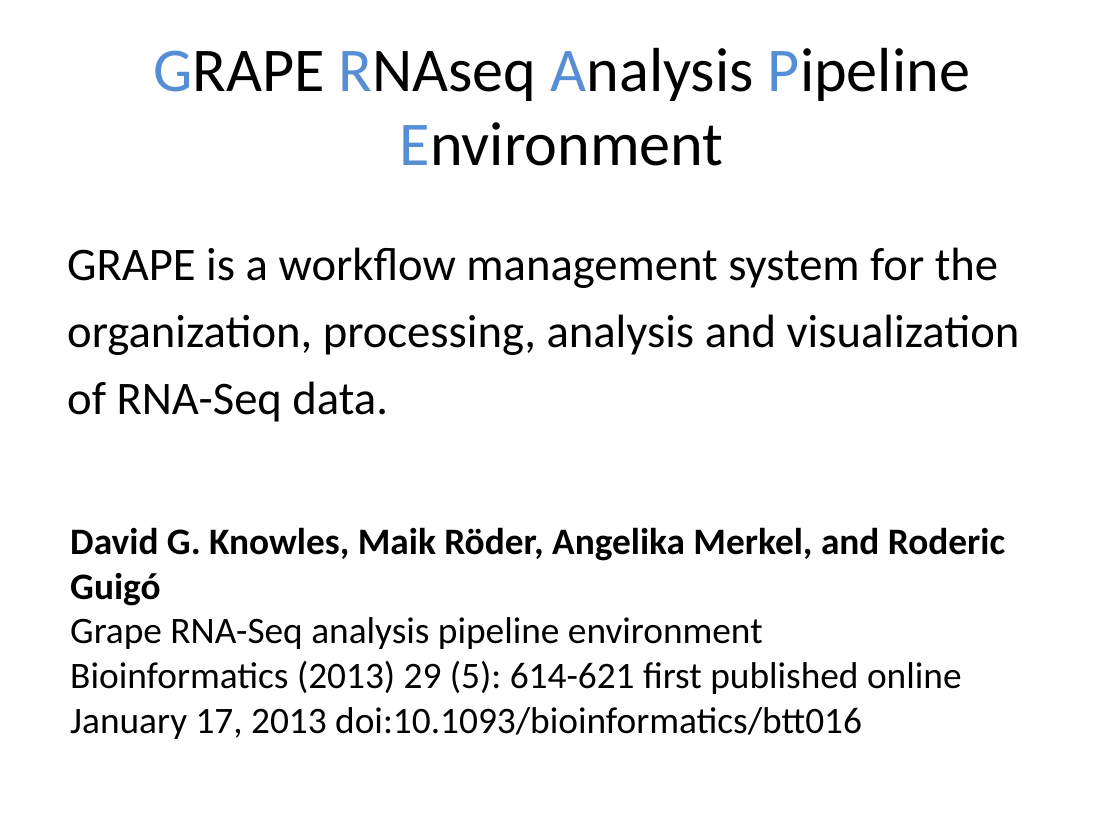
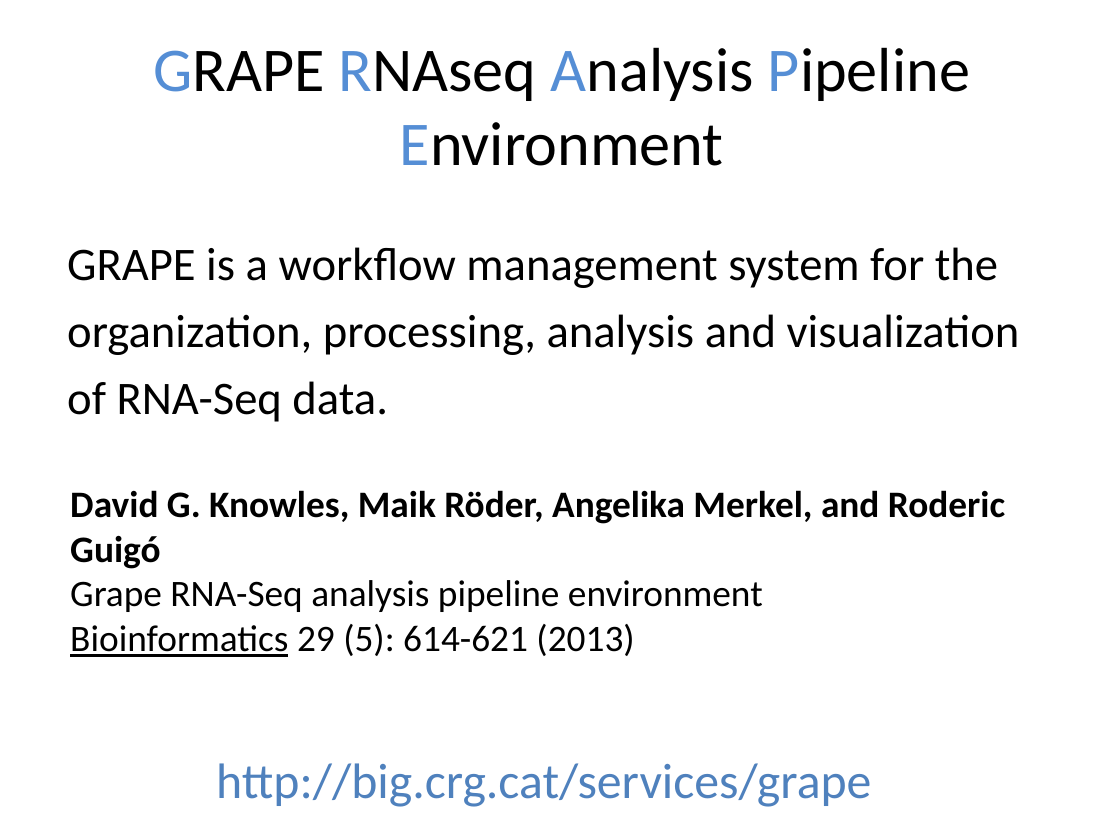
Before and after one commit to emi80/presentations, a slide deck: slide 1 of GRAPE/GRAPE.pptx. Drawn at 1120x840 pixels with LibreOffice and Linux fonts; fonts in the diff are those of the drawing. Boxes give left, top, right and bottom in pixels: in the first picture for what was removed or moved away, otherwise in the second. Text is boxed around its words. In the diff, an @@ line names an element or a change of style, - is before the commit and + after.

```diff
--- a/GRAPE/GRAPE.pptx
+++ b/GRAPE/GRAPE.pptx
@@ text "David G. Knowles, Maik Röder, ...": place and size @@
-text "David G. Knowles, Maik Röder, ..." at box(70, 527, 1005, 739)
+text "David G. Knowles, Maik Röder, ..." at box(70, 490, 1005, 807)
@@ text at box(70, 624, 871, 807): text changed @@
-Bioinformatics (2013) 29 (5): 614-621 first published online January 17, 2013 doi:10.1093/bioinformatics/btt016
+Bioinformatics 29 (5): 614-621 (2013)
+http://big.crg.cat/services/grape
```
Also in this commit, not shown: 4 other slides changed, 1 slide removed.
